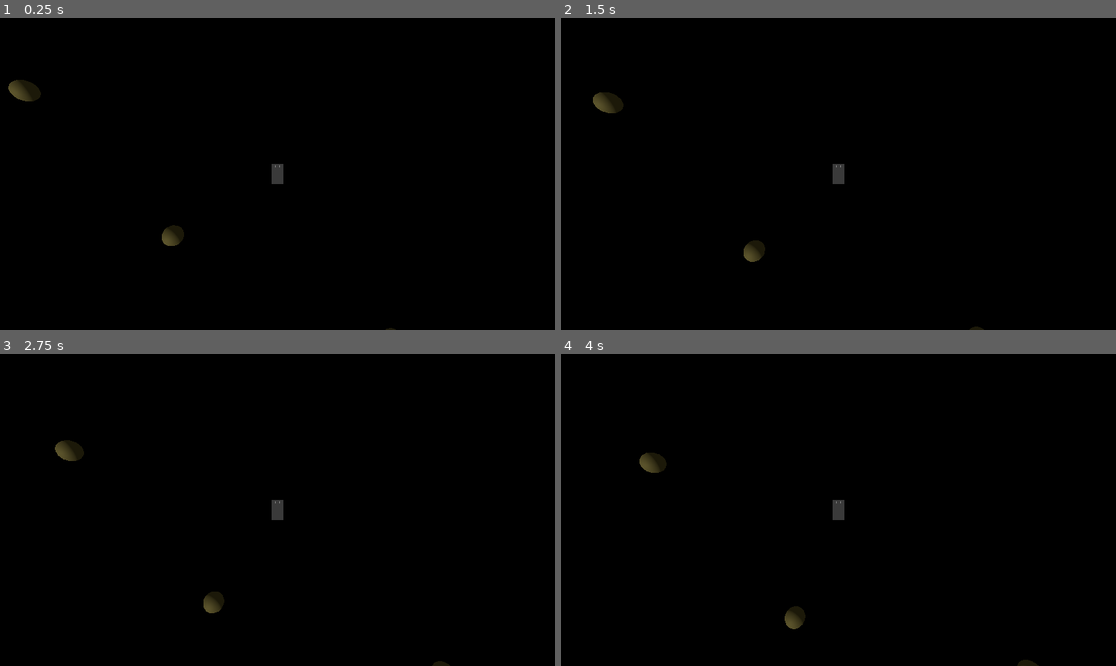
Above: before the commit, frames 1-4 (two rows, left to right).
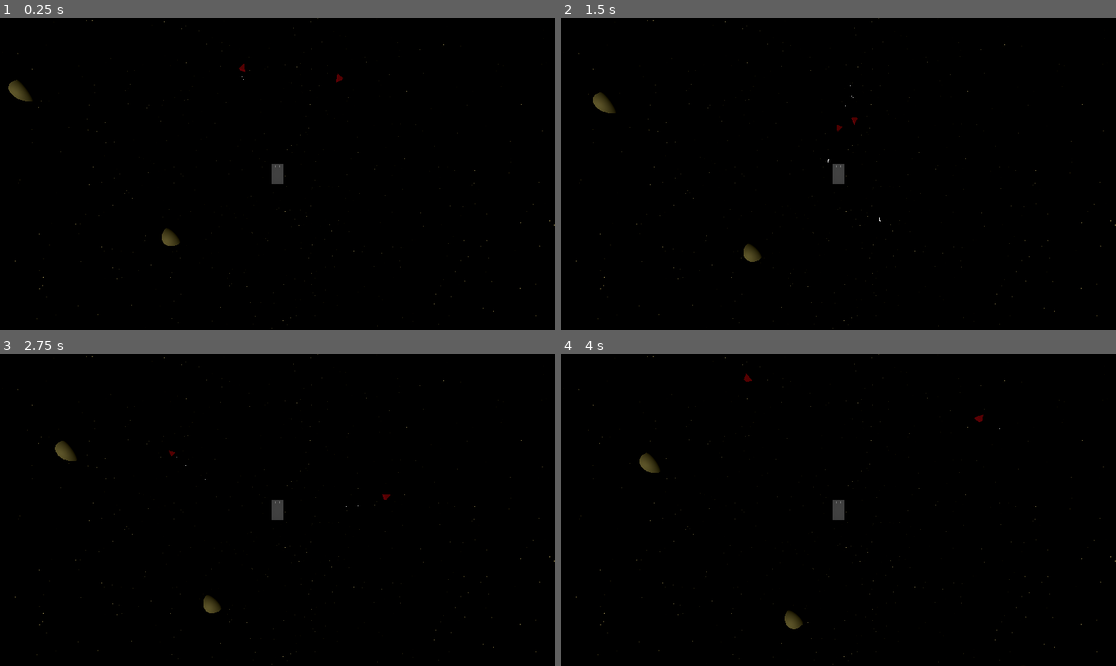
Above: after the commit, the same moments.

Repository: Kazuo256/mothership
Game: Godot game, scene res://main.tscn
Same seed, same stepped clock (60 frames per second), same inputs: the game is played once before the commit and once after it.
Inputs:
- Up to frame 1 (0.25 s): no input
- Up to frame 2 (1.5 s): no input
- Up to frame 3 (2.75 s): no input
- Up to frame 4 (4 s): no input

The runs differ from the first frame. In frame 1, 0.4% of the frame differs, in the area x 2-100%, y 0-100%; in frame 2, 0.3%; in frame 3, 0.3%; in frame 4, 0.4%.

Commit message:
Add starry space bg and fighters

Diff:
--- a/main.tscn
+++ b/main.tscn
@@ -1,7 +1,38 @@
-[gd_scene load_steps=2 format=3 uid="uid://c25j5gch8vw4j"]
+[gd_scene load_steps=8 format=3 uid="uid://c25j5gch8vw4j"]
 
 [ext_resource type="PackedScene" uid="uid://cmrd2phqetxr6" path="res://space/space.tscn" id="1_6nhv3"]
+
+[sub_resource type="Gradient" id="Gradient_knaus"]
+offsets = PackedFloat32Array(0.912698, 0.964286)
+colors = PackedColorArray(0, 0, 0, 1, 1, 0.906647, 0.563268, 1)
+
+[sub_resource type="FastNoiseLite" id="FastNoiseLite_7pvdu"]
+noise_type = 0
+frequency = 0.7
+
+[sub_resource type="NoiseTexture2D" id="NoiseTexture2D_craph"]
+width = 2048
+height = 2048
+color_ramp = SubResource("Gradient_knaus")
+noise = SubResource("FastNoiseLite_7pvdu")
+
+[sub_resource type="PanoramaSkyMaterial" id="PanoramaSkyMaterial_hog8k"]
+panorama = SubResource("NoiseTexture2D_craph")
+
+[sub_resource type="Sky" id="Sky_o1sds"]
+sky_material = SubResource("PanoramaSkyMaterial_hog8k")
+
+[sub_resource type="Environment" id="Environment_byw2o"]
+background_mode = 2
+sky = SubResource("Sky_o1sds")
+glow_enabled = true
+glow_bloom = 0.5
+fog_light_color = Color(0.517647, 0.552941, 0.607843, 1)
+volumetric_fog_density = 0.01
 
 [node name="Main" type="Node3D"]
 
 [node name="Space" parent="." instance=ExtResource("1_6nhv3")]
+
+[node name="WorldEnvironment" type="WorldEnvironment" parent="."]
+environment = SubResource("Environment_byw2o")
--- a/project.godot
+++ b/project.godot
@@ -63,6 +63,13 @@
 ]
 }
 
+[layer_names]
+
+3d_physics/layer_1="Player"
+3d_physics/layer_2="Enemy"
+3d_physics/layer_3="Obstacle"
+3d_physics/layer_4="Projectile"
+
 [rendering]
 
 environment/defaults/default_clear_color=Color(0, 0, 0, 1)
--- a/space/camera/camera_focus.tscn
+++ b/space/camera/camera_focus.tscn
@@ -1,13 +1,7 @@
-[gd_scene load_steps=2 format=3 uid="uid://jtljxle4w8t5"]
-
-[sub_resource type="Environment" id="Environment_l81bw"]
-ambient_light_source = 2
-ambient_light_color = Color(1, 1, 1, 1)
-ambient_light_energy = 0.2
+[gd_scene format=3 uid="uid://jtljxle4w8t5"]
 
 [node name="CameraFocus" type="Node3D"]
 
 [node name="Camera3D" type="Camera3D" parent="."]
 transform = Transform3D(1, 0, 0, 0, -4.37114e-08, 1, 0, -1, -4.37114e-08, 0, 10, 0)
-environment = SubResource("Environment_l81bw")
 current = true
--- a/space/entity/asteroid/asteroid.tscn
+++ b/space/entity/asteroid/asteroid.tscn
@@ -39,6 +39,8 @@
 script = ExtResource("2_n31qs")
 
 [node name="Hurtbox" type="Area3D" parent="."]
+collision_layer = 4
+collision_mask = 15
 script = ExtResource("4_fp0gi")
 
 [node name="Shape" type="CollisionShape3D" parent="Hurtbox"]
--- a/space/entity/projectile/laser/laser.tscn
+++ b/space/entity/projectile/laser/laser.tscn
@@ -40,6 +40,8 @@
 autostart = true
 
 [node name="Hitbox" type="Area3D" parent="."]
+collision_layer = 8
+collision_mask = 12
 script = ExtResource("3_i0xms")
 
 [node name="CollisionShape3D" type="CollisionShape3D" parent="Hitbox"]
--- /dev/null
+++ b/space/entity/ship/fighter/fighter.gd
@@ -0,0 +1,62 @@
+extends CharacterBody3D
+
+@export var turn_away_duration := 1.0
+
+var player_ship: PlayerShip
+var retry_timer: SceneTreeTimer
+
+@onready var ship_controller = $ShipController as ShipController
+
+func _physics_process(_delta):
+	if _find_player():
+		if _is_player_far() and retry_timer == null:
+			_follow_player()
+		else:
+			_turn_away()
+		if _is_aim_locked():
+			_shoot()
+		else:
+			_stop_shooting()
+	else:
+		_patrol()
+
+func _find_player() -> bool:
+	player_ship = null
+	for body in $PlayerDetection.get_overlapping_bodies():
+		if body is PlayerShip:
+			player_ship = body
+			return true
+	return false
+
+func _is_player_far() -> bool:
+	return not player_ship in $ProximityDetection.get_overlapping_bodies()
+
+func _follow_player():
+	var diff := player_ship.position - position
+	var angle := (-transform.basis.z).angle_to(diff)
+	var side := sign(transform.basis.x.dot(diff))
+	ship_controller.frontal_control = 1.0
+	ship_controller.steer_control = -side * clamp(angle, -1, 1)
+
+func _turn_away():
+	var diff := position - player_ship.position
+	var angle := (-transform.basis.z).angle_to(diff)
+	var side := sign(transform.basis.x.dot(diff))
+	ship_controller.frontal_control = 1.0
+	ship_controller.steer_control = -side * clamp(angle, -1, 1)
+	retry_timer = get_tree().create_timer(turn_away_duration)
+	retry_timer.timeout.connect(func(): retry_timer = null)
+
+func _is_aim_locked() -> bool:
+	return player_ship in $AimDetection.get_overlapping_bodies()
+
+func _shoot():
+	ship_controller.shooting[ShipController.Gun.PRIMARY] = true
+
+func _stop_shooting():
+	ship_controller.shooting[ShipController.Gun.PRIMARY] = false
+
+func _patrol():
+	ship_controller.frontal_control = 0.2
+	ship_controller.steer_control = 0.5
+	ship_controller.shooting[ShipController.Gun.PRIMARY] = false
--- a/space/entity/ship/fighter/fighter.tscn
+++ b/space/entity/ship/fighter/fighter.tscn
@@ -1,3 +1,130 @@
-[gd_scene format=3 uid="uid://fhymupg8nv7x"]
+[gd_scene load_steps=20 format=3 uid="uid://fhymupg8nv7x"]
+
+[ext_resource type="Script" path="res://space/entity/ship/fighter/fighter.gd" id="1_5m1tl"]
+[ext_resource type="Script" path="res://space/entity/property/hurtbox.gd" id="1_pqb18"]
+[ext_resource type="Script" path="res://space/entity/property/movement.gd" id="2_8fxkw"]
+[ext_resource type="Script" path="res://space/entity/property/rotation.gd" id="3_x7er5"]
+[ext_resource type="Script" path="res://space/entity/property/destruction.gd" id="4_bfi18"]
+[ext_resource type="Script" path="res://space/entity/property/ship_controller.gd" id="5_12fyq"]
+[ext_resource type="Script" path="res://space/entity/property/thruster.gd" id="6_nevom"]
+[ext_resource type="Script" path="res://space/entity/property/steering.gd" id="7_7s8no"]
+[ext_resource type="Script" path="res://space/entity/property/gun.gd" id="8_jlk35"]
+[ext_resource type="PackedScene" uid="uid://se08ki6bvas5" path="res://space/entity/ship/fighter/fighter_laser.tscn" id="10_2yl4b"]
+
+[sub_resource type="StandardMaterial3D" id="StandardMaterial3D_x4o10"]
+albedo_color = Color(0.647059, 0.0901961, 0.117647, 1)
+metallic = 1.0
+metallic_specular = 1.0
+
+[sub_resource type="PrismMesh" id="PrismMesh_xrhfc"]
+material = SubResource("StandardMaterial3D_x4o10")
+size = Vector3(0.3, 0.3, 0.2)
+
+[sub_resource type="CapsuleShape3D" id="CapsuleShape3D_6d73k"]
+radius = 0.24533
+
+[sub_resource type="CylinderShape3D" id="CylinderShape3D_tuvyp"]
+radius = 15.0
+
+[sub_resource type="CylinderShape3D" id="CylinderShape3D_wkyjs"]
+radius = 2.5
+
+[sub_resource type="ParticleProcessMaterial" id="ParticleProcessMaterial_n34q1"]
+emission_shape = 1
+emission_sphere_radius = 0.1
+direction = Vector3(0, -1, 0)
+spread = 0.0
+gravity = Vector3(0, 0, 0)
+initial_velocity_min = 1.0
+initial_velocity_max = 1.0
+
+[sub_resource type="StandardMaterial3D" id="StandardMaterial3D_dgp8p"]
+
+[sub_resource type="SphereMesh" id="SphereMesh_gjt86"]
+material = SubResource("StandardMaterial3D_dgp8p")
+radius = 0.02
+height = 0.02
+radial_segments = 4
+rings = 4
+
+[sub_resource type="CylinderShape3D" id="CylinderShape3D_ydrf3"]
+height = 6.46265
+radius = 1.28433
 
 [node name="Fighter" type="CharacterBody3D"]
+script = ExtResource("1_5m1tl")
+turn_away_duration = 1.5
+
+[node name="Mesh" type="MeshInstance3D" parent="."]
+transform = Transform3D(1, 0, 0, 0, -4.37114e-08, 1, 0, -1, -4.37114e-08, 0, 0, -0.0245943)
+mesh = SubResource("PrismMesh_xrhfc")
+
+[node name="Hurtbox" type="Area3D" parent="."]
+collision_layer = 2
+collision_mask = 13
+script = ExtResource("1_pqb18")
+
+[node name="CollisionShape3D" type="CollisionShape3D" parent="Hurtbox"]
+shape = SubResource("CapsuleShape3D_6d73k")
+
+[node name="Movement" type="Node3D" parent="."]
+script = ExtResource("2_8fxkw")
+
+[node name="Rotation" type="Node3D" parent="."]
+script = ExtResource("3_x7er5")
+max_speed = 10.0
+
+[node name="Destruction" type="Node3D" parent="."]
+script = ExtResource("4_bfi18")
+hit_points = 3
+
+[node name="ShipController" type="Node3D" parent="."]
+script = ExtResource("5_12fyq")
+
+[node name="Thruster" type="Node3D" parent="."]
+script = ExtResource("6_nevom")
+controller_path = NodePath("../ShipController")
+thrust_max = 5.0
+
+[node name="Steering" type="Node3D" parent="."]
+script = ExtResource("7_7s8no")
+controller_path = NodePath("../ShipController")
+steer_max = 3.0
+steer_delay = 0.2
+
+[node name="Gun" type="Node3D" parent="." node_paths=PackedStringArray("ship_controller")]
+script = ExtResource("8_jlk35")
+ship_controller = NodePath("../ShipController")
+ship_gun = 0
+projectile_scn = ExtResource("10_2yl4b")
+cooldown_duration = 0.3
+warmup_duration = 0.0
+
+[node name="PlayerDetection" type="Area3D" parent="."]
+collision_layer = 0
+
+[node name="CollisionShape3D" type="CollisionShape3D" parent="PlayerDetection"]
+shape = SubResource("CylinderShape3D_tuvyp")
+
+[node name="ProximityDetection" type="Area3D" parent="."]
+collision_layer = 0
+
+[node name="CollisionShape3D" type="CollisionShape3D" parent="ProximityDetection"]
+shape = SubResource("CylinderShape3D_wkyjs")
+
+[node name="GPUParticles3D" type="GPUParticles3D" parent="."]
+transform = Transform3D(1, 0, 0, 0, -4.37114e-08, 1, 0, -1, -4.37114e-08, 0, 0, 0.215884)
+amount = 4
+lifetime = 0.4
+visibility_aabb = AABB(-4, -5.00232, -4, 8, 8, 8)
+process_material = SubResource("ParticleProcessMaterial_n34q1")
+draw_pass_1 = SubResource("SphereMesh_gjt86")
+
+[node name="AimDetection" type="Area3D" parent="."]
+collision_layer = 0
+
+[node name="CollisionShape3D" type="CollisionShape3D" parent="AimDetection"]
+transform = Transform3D(1, 0, 0, 0, -4.37114e-08, 1, 0, -1, -4.37114e-08, 0, 0, -3.81645)
+shape = SubResource("CylinderShape3D_ydrf3")
+
+[connection signal="destroyed" from="Destruction" to="." method="queue_free" flags=6]
--- /dev/null
+++ b/space/entity/ship/fighter/fighter_laser.tscn
@@ -0,0 +1,8 @@
+[gd_scene load_steps=2 format=3 uid="uid://se08ki6bvas5"]
+
+[ext_resource type="PackedScene" uid="uid://bd4gm24n2vi0v" path="res://space/entity/projectile/laser/laser.tscn" id="1_orro0"]
+
+[node name="FighterLaser" instance=ExtResource("1_orro0")]
+
+[node name="Hitbox" parent="." index="4"]
+collision_mask = 13
--- /dev/null
+++ b/space/entity/ship/player_ship/player_laser.tscn
@@ -0,0 +1,8 @@
+[gd_scene load_steps=2 format=3 uid="uid://b8elbckro8ml6"]
+
+[ext_resource type="PackedScene" uid="uid://bd4gm24n2vi0v" path="res://space/entity/projectile/laser/laser.tscn" id="1_y1qdj"]
+
+[node name="PlayerLaser" instance=ExtResource("1_y1qdj")]
+
+[node name="Hitbox" parent="." index="4"]
+collision_mask = 14
--- a/space/entity/ship/player_ship/player_ship.gd
+++ b/space/entity/ship/player_ship/player_ship.gd
@@ -1,4 +1,4 @@
-extends CharacterBody3D
+class_name PlayerShip extends CharacterBody3D
 
 @onready var player_input := $PlayerInput as PlayerInput
 
--- a/space/entity/ship/player_ship/player_ship.tscn
+++ b/space/entity/ship/player_ship/player_ship.tscn
@@ -9,13 +9,9 @@
 [ext_resource type="Script" path="res://space/entity/property/steering.gd" id="7_dqxio"]
 [ext_resource type="Script" path="res://space/entity/property/gun.gd" id="8_g2sxu"]
 [ext_resource type="Script" path="res://space/entity/property/aim_direction.gd" id="8_xy3u0"]
-[ext_resource type="PackedScene" uid="uid://bd4gm24n2vi0v" path="res://space/entity/projectile/laser/laser.tscn" id="9_q7iqt"]
 [ext_resource type="Script" path="res://space/entity/property/debug.gd" id="10_up1gw"]
-
-[sub_resource type="CylinderMesh" id="CylinderMesh_jg8eg"]
-top_radius = 0.0
-bottom_radius = 0.01
-height = 0.1
+[ext_resource type="PackedScene" uid="uid://b8elbckro8ml6" path="res://space/entity/ship/player_ship/player_laser.tscn" id="10_ytg20"]
+[ext_resource type="Script" path="res://space/entity/property/hurtbox.gd" id="11_2imd3"]
 
 [sub_resource type="StandardMaterial3D" id="StandardMaterial3D_65qxl"]
 albedo_color = Color(0.490196, 0.490196, 0.490196, 1)
@@ -25,9 +21,26 @@
 material = SubResource("StandardMaterial3D_65qxl")
 size = Vector3(0.6, 0.4, 1)
 
+[sub_resource type="BoxShape3D" id="BoxShape3D_vtox3"]
+size = Vector3(0.6, 0.4, 1)
+
+[sub_resource type="CylinderMesh" id="CylinderMesh_jg8eg"]
+top_radius = 0.0
+bottom_radius = 0.01
+height = 0.1
+
+[sub_resource type="BoxShape3D" id="BoxShape3D_m28nx"]
+size = Vector3(0.6, 0.4, 1)
+
 [node name="PlayerShip" type="CharacterBody3D"]
 motion_mode = 1
 script = ExtResource("1_bo38g")
+
+[node name="MeshInstance3D" type="MeshInstance3D" parent="."]
+mesh = SubResource("BoxMesh_h3171")
+
+[node name="Shape" type="CollisionShape3D" parent="."]
+shape = SubResource("BoxShape3D_vtox3")
 
 [node name="PlayerInput" type="Node3D" parent="." node_paths=PackedStringArray("ship_controller")]
 script = ExtResource("2_jod1e")
@@ -64,7 +77,7 @@
 script = ExtResource("8_g2sxu")
 ship_controller = NodePath("../../ShipController")
 ship_gun = 0
-projectile_scn = ExtResource("9_q7iqt")
+projectile_scn = ExtResource("10_ytg20")
 cooldown_duration = 0.15
 warmup_duration = 0.0
 
@@ -77,7 +90,7 @@
 script = ExtResource("8_g2sxu")
 ship_controller = NodePath("../../ShipController")
 ship_gun = 0
-projectile_scn = ExtResource("9_q7iqt")
+projectile_scn = ExtResource("10_ytg20")
 cooldown_duration = 0.15
 warmup_duration = 0.075
 
@@ -86,11 +99,14 @@
 mesh = SubResource("CylinderMesh_jg8eg")
 skeleton = NodePath("../../GunLeft")
 
+[node name="Hurtbox" type="Area3D" parent="."]
+script = ExtResource("11_2imd3")
+
+[node name="CollisionShape3D" type="CollisionShape3D" parent="Hurtbox"]
+shape = SubResource("BoxShape3D_m28nx")
+
 [node name="Debug" type="Label3D" parent="."]
 transform = Transform3D(1, 0, 0, 0, -4.37114e-08, 1, 0, -1, -4.37114e-08, 0, 1.25673, 0)
 text = "debug info"
 font_size = 64
 script = ExtResource("10_up1gw")
-
-[node name="MeshInstance3D" type="MeshInstance3D" parent="."]
-mesh = SubResource("BoxMesh_h3171")
--- a/space/space.tscn
+++ b/space/space.tscn
@@ -1,8 +1,9 @@
-[gd_scene load_steps=5 format=3 uid="uid://cmrd2phqetxr6"]
+[gd_scene load_steps=6 format=3 uid="uid://cmrd2phqetxr6"]
 
 [ext_resource type="Script" path="res://space/space.gd" id="1_5cuiw"]
 [ext_resource type="PackedScene" uid="uid://jtljxle4w8t5" path="res://space/camera/camera_focus.tscn" id="1_8nnqv"]
-[ext_resource type="PackedScene" uid="uid://bqn5aseil26xe" path="res://space/entity/player_ship/player_ship.tscn" id="2_ibj3n"]
+[ext_resource type="PackedScene" uid="uid://bqn5aseil26xe" path="res://space/entity/ship/player_ship/player_ship.tscn" id="2_ibj3n"]
+[ext_resource type="PackedScene" uid="uid://fhymupg8nv7x" path="res://space/entity/ship/fighter/fighter.tscn" id="4_71xu5"]
 [ext_resource type="PackedScene" uid="uid://dccq5kagdako6" path="res://space/entity/asteroid/asteroid.tscn" id="4_emhkt"]
 
 [node name="Space" type="Node3D"]
@@ -19,6 +20,12 @@
 
 [node name="DirectionalLight3D" type="DirectionalLight3D" parent="."]
 transform = Transform3D(0.707107, 0.5, -0.5, 0, 0.707107, 0.707107, 0.707107, -0.5, 0.5, 0, 0, 0)
+
+[node name="Fighter" parent="." instance=ExtResource("4_71xu5")]
+transform = Transform3D(1, 0, 0, 0, 1, 0, 0, 0, 1, -1.70531, -1.90735e-06, -5.09459)
+
+[node name="Fighter2" parent="." instance=ExtResource("4_71xu5")]
+transform = Transform3D(1, 0, 0, 0, 1, 0, 0, 0, 1, 3.0367, -1.90735e-06, -4.59749)
 
 [node name="Asteroid" parent="." instance=ExtResource("4_emhkt")]
 transform = Transform3D(1, 0, 0, 0, 1, 0, 0, 0, 1, 7.00586, 3.8147e-06, -8.46328)
--- /dev/null
+++ b/space/space_environment.tres
@@ -0,0 +1,5 @@
+[gd_resource type="Environment" format=3 uid="uid://cx1sy0ha34lom"]
+
+[resource]
+background_mode = 3
+background_canvas_max_layer = -1000
Not shown: 1 places in space/entity/ship/player_ship/player_ship.tscn that only renumber resources
